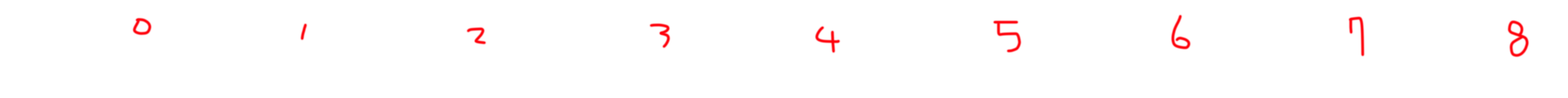
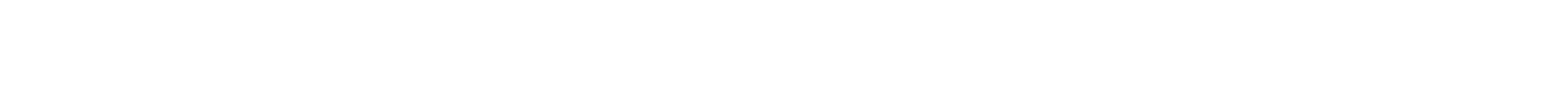
Before/after of a 1568x98 layered artwork. What changed in the layer stack:
hid "Layer 2" over [131, 13, 1530, 58]
